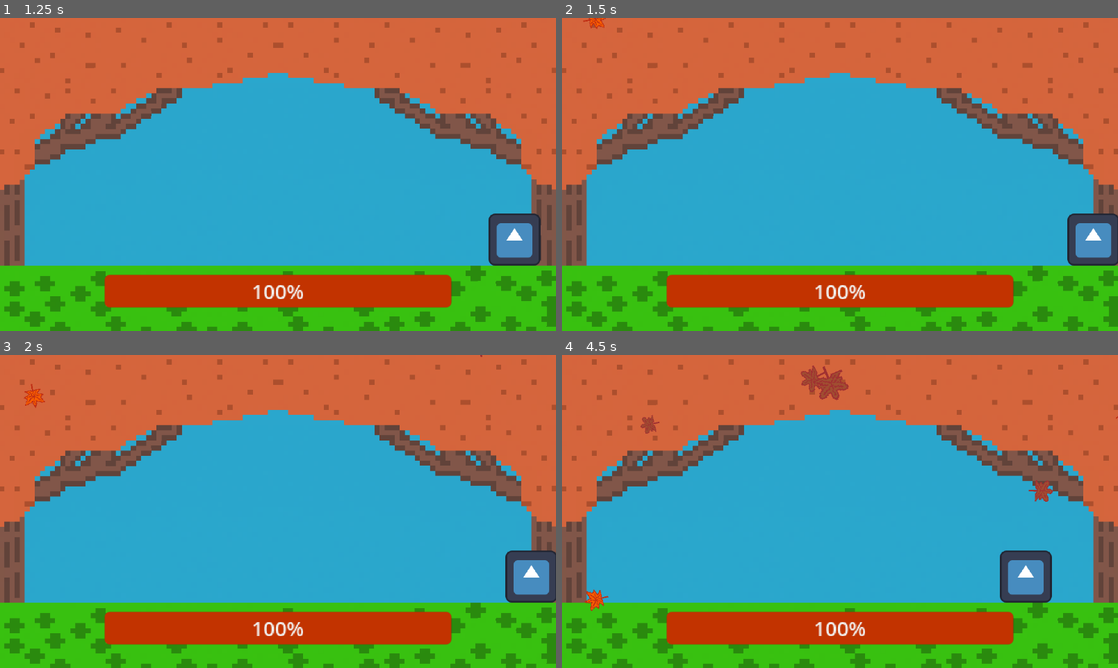
Above: before the commit, frames 1-4 (two rows, left to right).
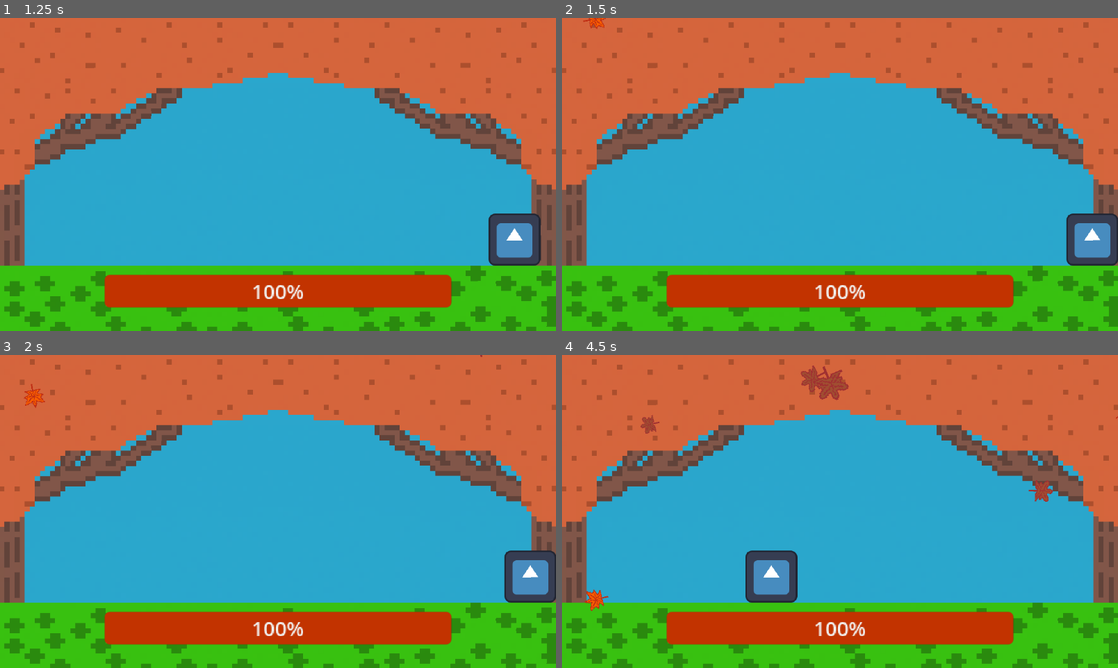
Above: after the commit, the same moments.

Repository: cash30/fall-game
Game: Godot game, scene res://Scenes/Main.tscn
Two runs of this game, one before a commit and one after it. Both use one fixed random seed, a clock stepped at 60 frames per second and the inputs below. The engine's default icon, where the game draws it, is replaced by a stand-in: a white triangle on a blue panel in a dark square.
Inputs:
- Up to frame 1 (1.25 s): tap Enter at 0.5 s; hold Right (right) from 0.53 s (still down); tap Alt at 0.6 s
- Up to frame 2 (1.5 s): release Right (right) at 1.28 s; hold Down from 1.28 s (still down); tap Shift at 1.35 s
- Up to frame 3 (2 s): keep holding Down
- Up to frame 4 (4.5 s): release Down at 2.03 s; hold Right (right) 2.03-2.78 s; tap Alt at 2.1, 3.6 s; hold Up 2.78-3.53 s; tap Shift at 2.85, 4.35 s; hold A (left) from 3.53 s (still down)

Frame 1 is identical in both runs. In frame 2, 0.2% of the frame differs, in the area x 90-100%, y 62-80%; in frame 3, 0.2%; in frame 4, 3.1%, in the area x 33-89%, y 62-80%.

Commit message:
add border

Diff:
--- a/Scenes/Main.tscn
+++ b/Scenes/Main.tscn
@@ -46,3 +46,10 @@
 theme_override_font_sizes/font_size = 20
 theme_override_styles/fill = SubResource("StyleBoxFlat_rgh2o")
 script = ExtResource("4_pbw6q")
+
+[node name="StaticBody2D" type="StaticBody2D" parent="."]
+scale = Vector2(0.9999998, 0.9999998)
+
+[node name="CollisionPolygon2D" type="CollisionPolygon2D" parent="StaticBody2D"]
+scale = Vector2(1.0000001, 1.0000001)
+polygon = PackedVector2Array(-274.8, 159.99998, -274.4, -154.2, 274.4, -154.4, 274.59998, 159.99998, 319.99997, 159.99998, 319.99997, -159.99998, -319.99997, -159.99998, -319.99997, 159.99998)
--- a/Scenes/leaf/Leaf.gd
+++ b/Scenes/leaf/Leaf.gd
@@ -27,4 +27,3 @@
 
 func _on_visible_on_screen_notifier_2d_screen_exited() -> void:
 	queue_free()
-	print("deleting leaf")
--- a/Scenes/leaf/leaf_1.gd
+++ b/Scenes/leaf/leaf_1.gd
@@ -11,7 +11,7 @@
 func _process(_delta: float) -> void:
 	if theNum == -1:
 		theNum = get_parent().getNum
-		print("cannot find leaf num value. trying again")
+		print("cannot find leaf num value. trying again. if this error presists check Leaf.gd, and ensure that this file belongs to a direct child of leaf.gd")
 	if theNum == 1:
 		show()
 	else:
--- a/Scenes/player/player.gd
+++ b/Scenes/player/player.gd
@@ -20,5 +20,3 @@
 func _on_area_2d_area_entered(area: Area2D) -> void:
 	if area.is_in_group("leaf"):
 		Globals.playerHealth -=20
-		print ("health is",  Globals.playerHealth)
-	pass # Replace with function body.
